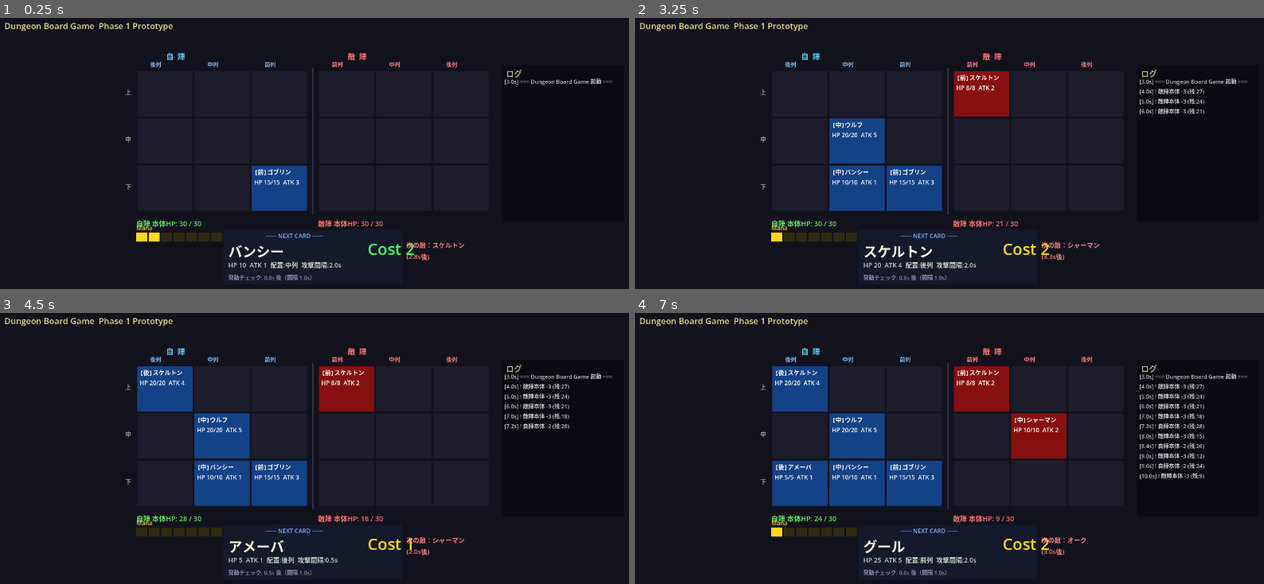
Above: before the commit, frames 1-4 (two rows, left to right).
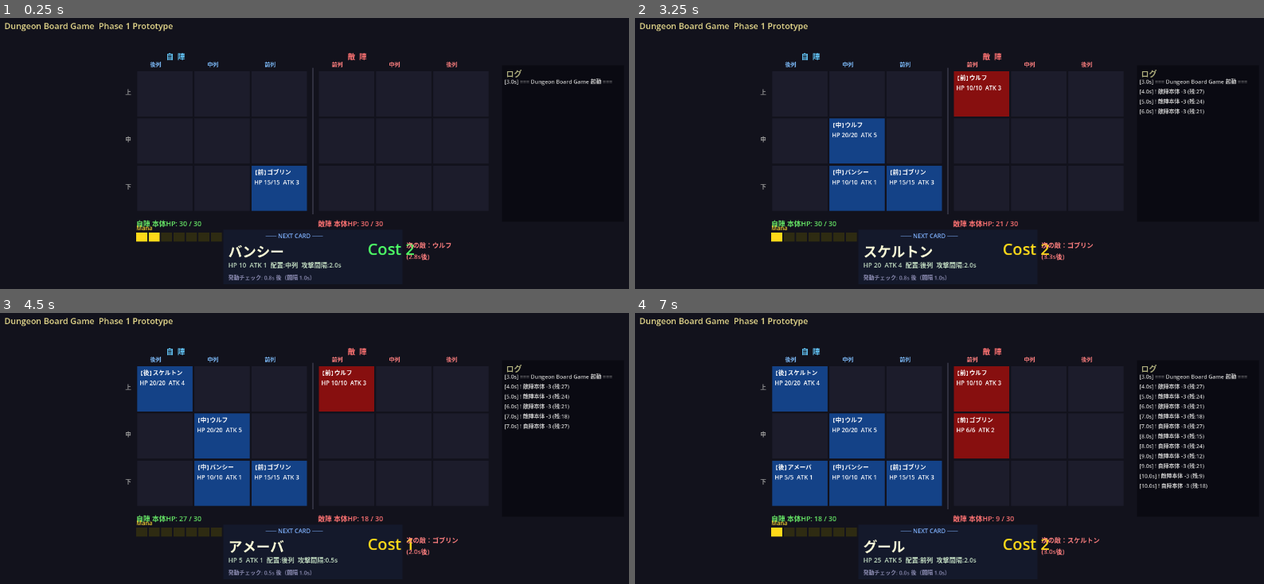
Above: after the commit, the same moments.

Repository: kazumak334-create/dungeon-board-game
Game: Godot game, scene res://scenes/Main.tscn
The game is run twice, just before and just after one commit, with the same random seed, the same clock (stepped at 60 frames per second) and the same inputs.
Inputs:
- Up to frame 1 (0.25 s): no input
- Up to frame 2 (3.25 s): tap Enter at 0.5 s; tap Space at 2.75 s
- Up to frame 3 (4.5 s): tap Enter at 3.5 s
- Up to frame 4 (7 s): tap Space at 5.75 s; tap Enter at 6.5 s

The runs differ from the first frame. In frame 1, less than 0.1% of the frame differs, in the area x 68-74%, y 82-86%; in frame 2, 0.2%; in frame 3, 0.2%; in frame 4, 3.3%, in the area x 28-92%, y 20-86%.

Commit message:
feat: 山札切れ時の捨て札リシャッフル処理を実装
DeckManager: discard配列追加、発動後はdiscardへ、deck空時にリシャッフル
EnemyAI: enemy_discard追加、消費ベースの順番消化に変更、空時にリシャッフル

Co-Authored-By: Claude Sonnet 4.6 <noreply@anthropic.com>

Diff:
--- a/scripts/DeckManager.gd
+++ b/scripts/DeckManager.gd
@@ -7,6 +7,7 @@
 const MANA_REGEN: float = 1.0
 
 var deck: Array = []
+var discard: Array = []
 
 # 発動チェック間隔（初期値1秒。将来ユニット効果で変更可能）
 var check_interval: float = 1.0
@@ -73,8 +74,13 @@
 		return
 	_check_timer = check_interval
 
+	# 山札が空なら捨て札をシャッフルして山札に戻す
 	if deck.is_empty():
-		return
+		if discard.is_empty():
+			return
+		deck = discard.duplicate()
+		discard.clear()
+		deck.shuffle()
 	var top = deck[0]
 	if mana < top.cost:
 		return  # マナが足りるまで先頭で待機
@@ -82,7 +88,7 @@
 	deck.remove_at(0)
 	board.place_unit(0, top)
 	emit_signal("card_played", top)
-	deck.append(top)
+	discard.append(top)
 
 func get_next_card() -> Object:
 	if deck.is_empty():
--- a/scripts/EnemyAI.gd
+++ b/scripts/EnemyAI.gd
@@ -6,6 +6,7 @@
 const SPAWN_INTERVAL: float = 3.5
 
 var enemy_deck: Array = []
+var enemy_discard: Array = []
 var next_card: Object = null  # 次に召喚するカード（表示用に事前決定）
 
 func _ready() -> void:
@@ -36,10 +37,15 @@
 	enemy_deck.shuffle()
 
 func _pick_next_card() -> void:
-	if not enemy_deck.is_empty():
-		next_card = enemy_deck[randi() % enemy_deck.size()]
-	else:
-		next_card = null
+	# 山札が空なら捨て札をシャッフルして山札に戻す
+	if enemy_deck.is_empty():
+		if enemy_discard.is_empty():
+			next_card = null
+			return
+		enemy_deck = enemy_discard.duplicate()
+		enemy_discard.clear()
+		enemy_deck.shuffle()
+	next_card = enemy_deck[0]  # 山札先頭を次の召喚カードとして確定
 
 func get_next_card() -> Object:
 	return next_card
@@ -50,4 +56,6 @@
 		spawn_timer = SPAWN_INTERVAL
 		if next_card != null:
 			board.place_unit(1, next_card)
+			enemy_deck.remove_at(0)     # 山札から消費
+			enemy_discard.append(next_card)  # 捨て札へ
 		_pick_next_card()  # 次の召喚カードを事前決定
Not shown, changed: CHANGELOG.md
